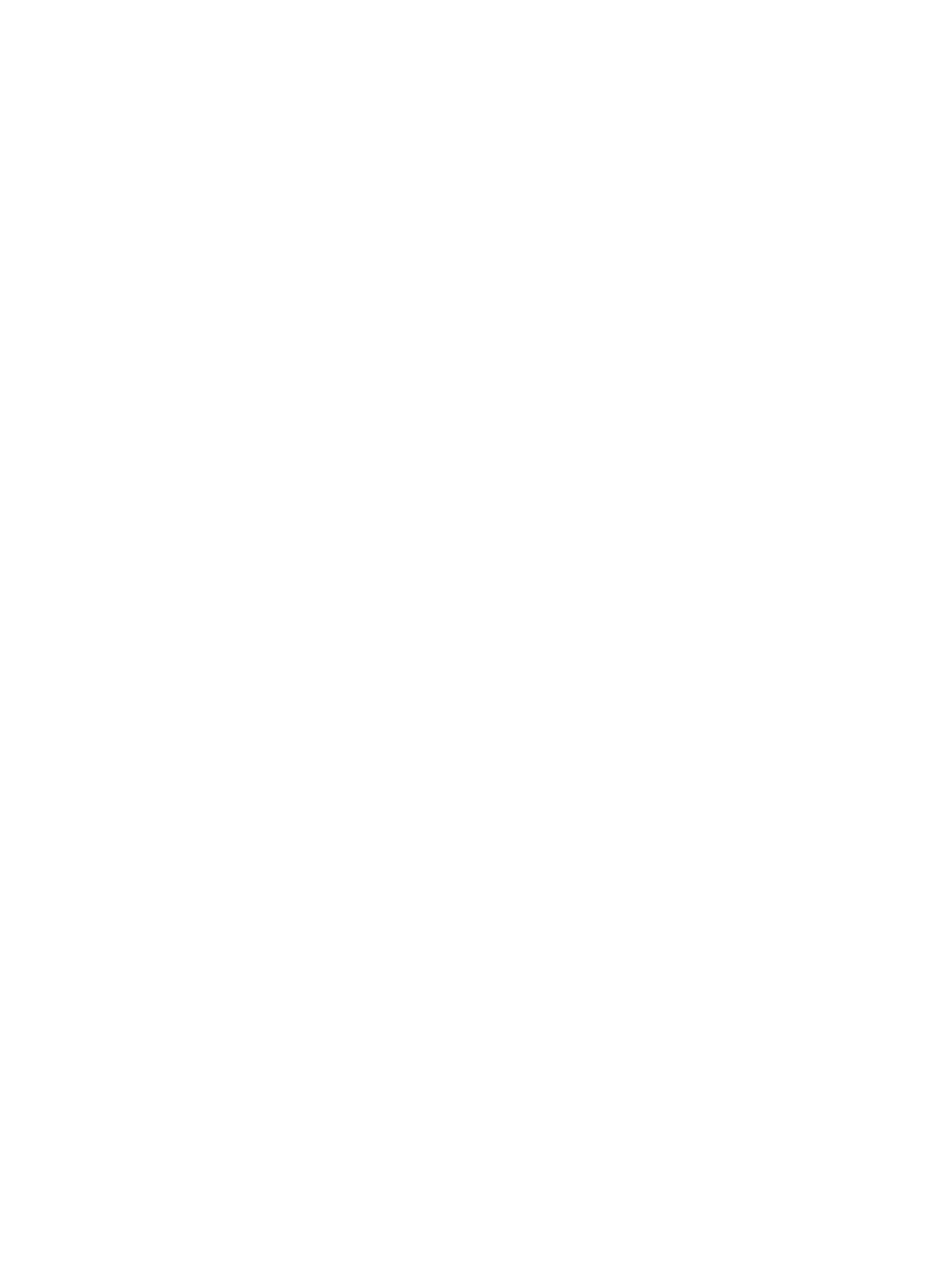
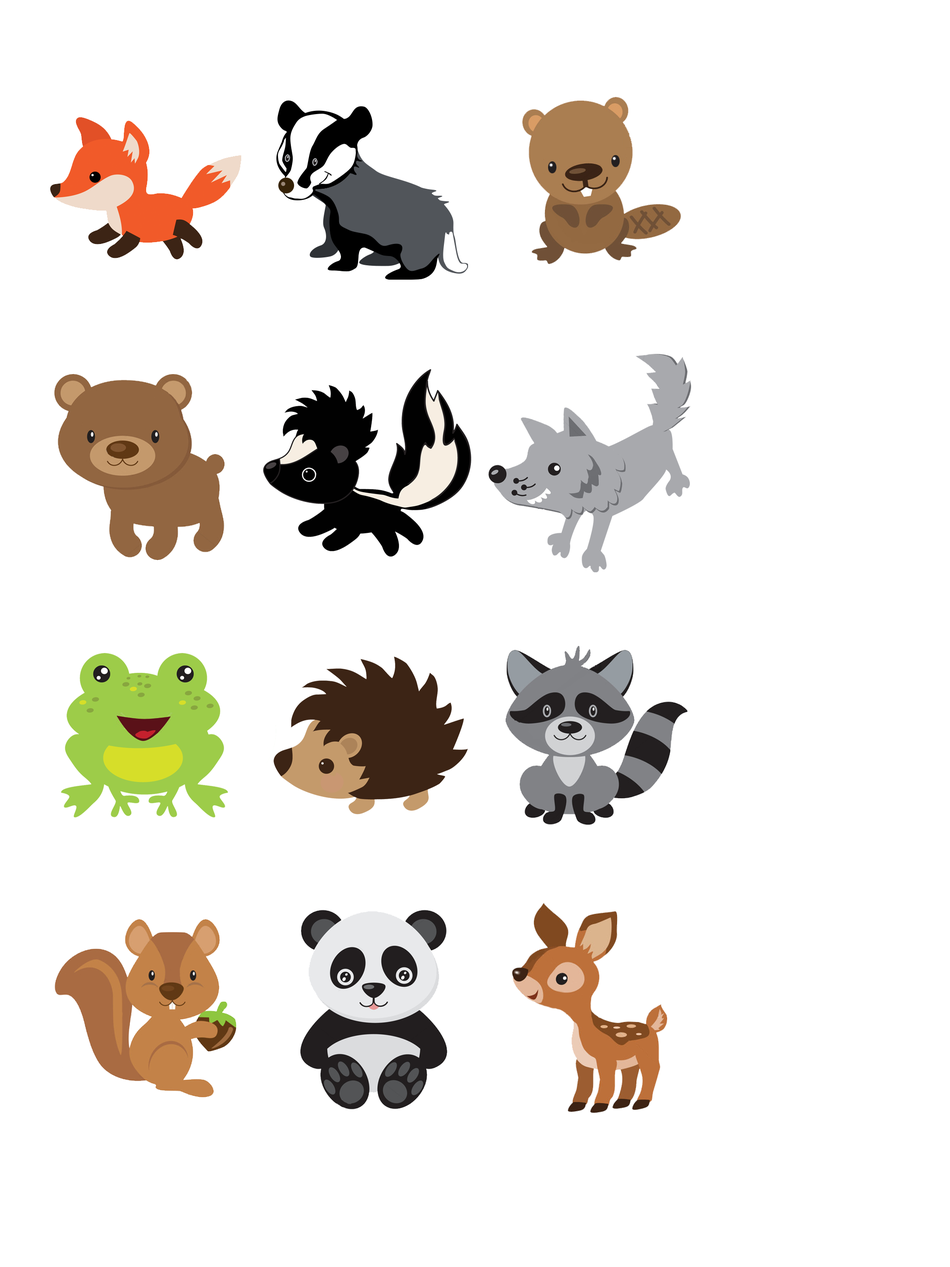
Before/after of a 950 × 1267 layered artwork. What changed in the layer stack:
painted on "Layer 2" over box(50, 116, 242, 260)
painted on "Layer 13" over box(275, 100, 468, 280)
painted on "Layer 11" over box(521, 96, 681, 265)
painted on "Layer 12" over box(53, 373, 225, 561)
painted on "Layer 10" over box(262, 369, 472, 557)
painted on "Layer 9" over box(487, 353, 692, 573)
painted on "Layer 8" over box(60, 652, 229, 818)
painted on "Layer 7" over box(266, 656, 468, 815)
painted on "Layer 6" over box(505, 645, 688, 826)
painted on "Layer 5" over box(54, 918, 237, 1098)
painted on "Layer 4" over box(300, 909, 448, 1110)
painted on "Layer 3" over box(511, 902, 668, 1114)
